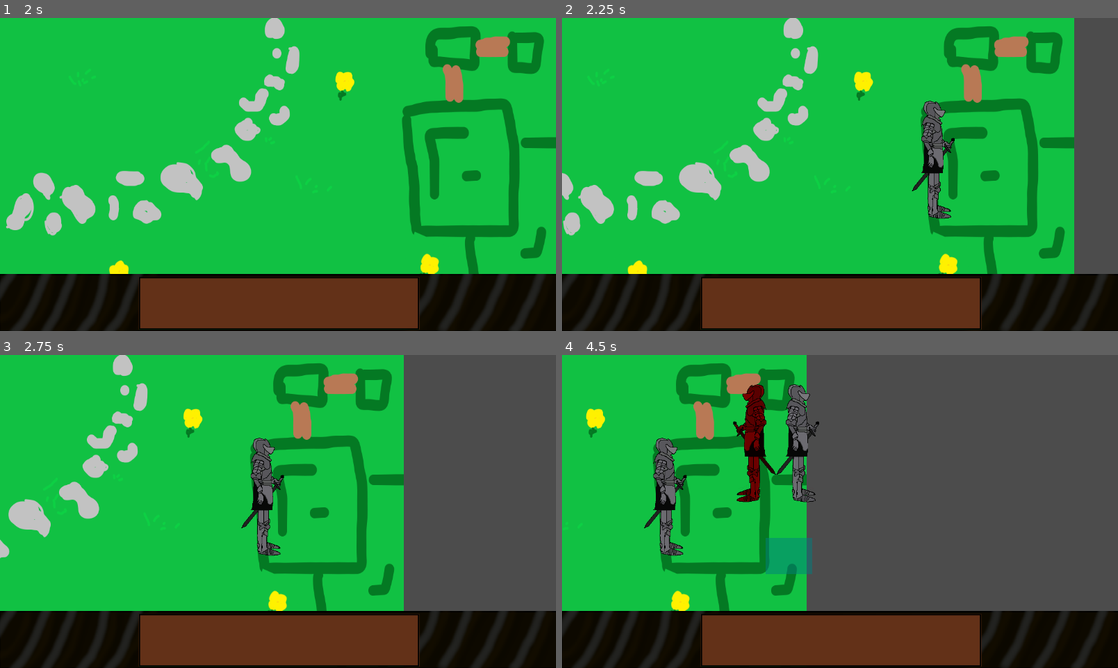
Above: before the commit, frames 1-4 (two rows, left to right).
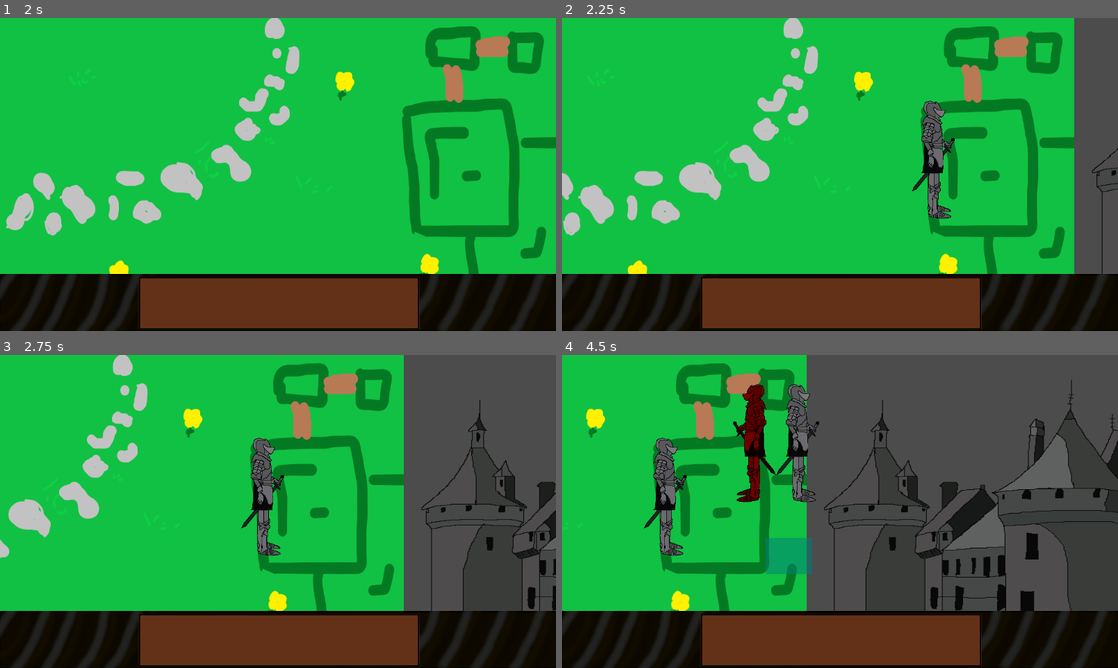
Above: after the commit, the same moments.

Repository: An0n3m0us/RSS-Godot
Game: Godot game, scene res://src/game/IntroScreen.tscn
Same seed, same stepped clock (60 frames per second), same inputs: the game is played once before the commit and once after it.
Inputs (mouse positions are in pixels of both pictures, inside the frame that each line leads up to):
- Up to frame 1 (2 s): click (88, 115) at 0.5 s; click (88, 115) at 1.25 s
- Up to frame 2 (2.25 s): tap Enter at 2 s; move the mouse to (962, 158) at 2.02 s; hold Right from 2.03 s (still down); tap 1 at 2.1 s; click (962, 158) at 2.17 s
- Up to frame 3 (2.75 s): keep holding Right
- Up to frame 4 (4.5 s): release Right at 2.75 s; drag from (728, 527) to (812, 574) at 2.77 s; move the mouse to (895, 442) at 3.52 s; hold Right 3.53-4.25 s; tap 2 at 3.6 s; click (895, 442) at 3.67 s; tap 1 at 3.8 s; drag from (812, 574) to (673, 464) at 4.27 s

Frame 1 is identical in both runs. In frame 2, 0.2% of the frame differs, in the area x 95-100%, y 41-82%; in frame 3, 1.8%; in frame 4, 4.2%, in the area x 47-100%, y 8-82%.

Commit message:
Fix GameScene and code

Diff:
--- a/src/actors/Esquire.gd
+++ b/src/actors/Esquire.gd
@@ -12,7 +12,7 @@
 			if event.pressed:
 				target = get_global_mouse_position()
 
-func _physics_process(delta):
+func _physics_process(_delta):
 	velocity = position.direction_to(target) * speed
 	if position.distance_to(target) > 5:
 		velocity = move_and_slide(velocity)
--- a/src/game/GameScene.tscn
+++ b/src/game/GameScene.tscn
@@ -17,6 +17,30 @@
 margin_right = 1280.0
 margin_bottom = 720.0
 texture = ExtResource( 3 )
+expand = true
+__meta__ = {
+"_edit_use_anchors_": false
+}
+
+[node name="Castle" type="TextureRect" parent="."]
+anchor_right = 1.0
+anchor_bottom = 1.0
+margin_left = 1280.0
+margin_right = 2560.0
+margin_bottom = 720.0
+texture = ExtResource( 5 )
+expand = true
+__meta__ = {
+"_edit_use_anchors_": false
+}
+
+[node name="Hut" type="TextureRect" parent="."]
+anchor_right = 1.0
+anchor_bottom = 1.0
+margin_left = -1280.0
+margin_top = -509.0
+margin_bottom = 720.0
+texture = ExtResource( 6 )
 expand = true
 __meta__ = {
 "_edit_use_anchors_": false
@@ -42,27 +66,3 @@
 __meta__ = {
 "_edit_use_anchors_": false
 }
-
-[node name="Castle" type="TextureRect" parent="."]
-anchor_right = 1.0
-anchor_bottom = 1.0
-margin_left = 1282.0
-margin_right = 1282.0
-texture = ExtResource( 5 )
-expand = true
-__meta__ = {
-"_edit_use_anchors_": false
-}
-
-[node name="Hut" type="TextureRect" parent="."]
-anchor_right = 1.0
-anchor_bottom = 1.0
-margin_left = -1280.0
-margin_top = -430.0
-margin_right = -1280.0
-margin_bottom = -1.0
-texture = ExtResource( 6 )
-expand = true
-__meta__ = {
-"_edit_use_anchors_": false
-}
--- a/src/scripts/GameScene.gd
+++ b/src/scripts/GameScene.gd
@@ -33,6 +33,9 @@
 			add_child(player)
 
 	if event is InputEventMouseButton and event.button_index == BUTTON_LEFT:
+
+		print(selected.size())
+
 		if event.pressed:
 			if selected.size() == 0:
 				dragging = true
@@ -53,6 +56,9 @@
 			query.set_shape(select_rect)
 			query.transform = Transform2D(0, (drag_end + drag_start) / 2)
 			selected = space.intersect_shape(query)
+
+			print(selected.size())
+
 			for item in selected:
 				item.collider.selected = true
 				item.collider.get_node("Pivot").get_node("Selection").visible = true
@@ -63,3 +69,4 @@
 	if dragging:
 		draw_rect(Rect2(drag_start, get_global_mouse_position() - drag_start),
 			Color(0, .5, .5, 0.5), true)
+	#draw_texture_rect("res://assets/images/unitpanel/normalicon.png", Rect2(50, 50, 50, 50), 0)
